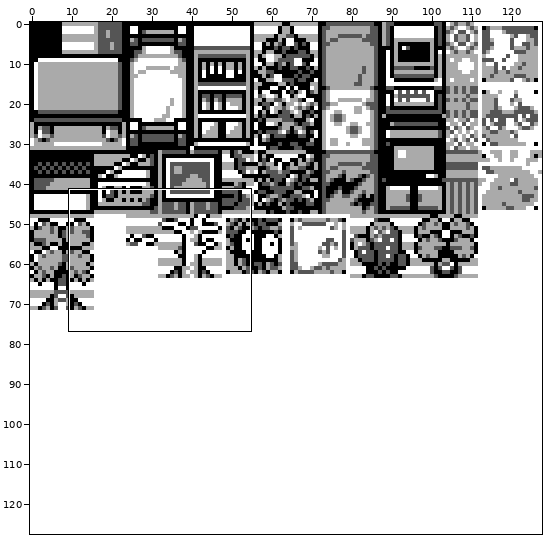
Two versions of one sprite sheet, gfx/tilesets/players_room.png. Above: a wide view before the commit, with the close-up outlined.
Close-up. Old version:
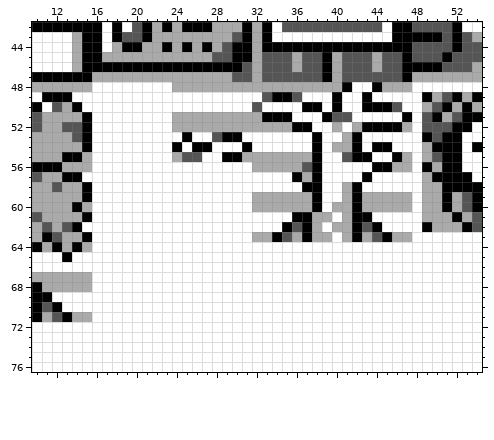
The file is 128x128 pixels. Shown: x 10..54, y 42..76.
Once edited:
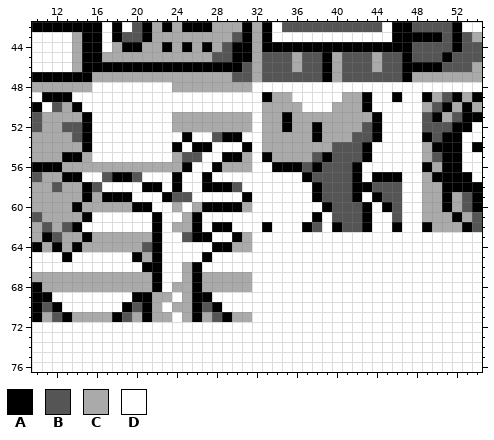
Palette (. is transparent): A #000000  B #555555  C #aaaaaa  D #ffffff
From old to new:
Changed rows in their new state; - is an unchanged pixel.
first column x 16:
48 ----------------DDDDDDDDDD--DDDD
49 -----------------ACCD---DCC---A-
50 ----------------DCCCCDD-CCC-DDD-
51 ----------------DCC-CCCCCCCCA--D
52 ----------------D--ACCAC-C-B-DDD
53 -----------------CCCCC-CC-BBA---
54 -----------------CCCCCCCBBBADD--
55 ----------------DA----BAB-B---DD
56 CCCCCCCCCA--ACCCDDAAA--BBBA-DDDD
57 -BAAB---A--A--------DABBBBADAAA-
58 B----AA-A--AAAB------D-BBB-ABBB-
59 CAAA---ABB-----ADDDDDD-BBB-DABBD
60 CCCCAA--C-CAAAACDDDDDDDABBBADABD
61 ------A--CA---------DDADBBB---B-
62 ------A-CCA-AA---A-DD-B-ABBAD-A-
63 CCCCCCA--BAA--ACDDDDDDDD-DDDDDDD
64 CCCCCBA-----AACC----------------
65 ----ACA----A--------------------
66 -----AA--CA---------------------
67 CCCCCCA--CACCCCC----------------
68 CCCCCCA-CCACCCCC----------------
69 ----AACC-CAA--------------------
70 ---ABAC-CCABA-------------------
71 CCABCACC-CACBACC----------------
Pixel boxes of the changes (left, top, right, bottom) in both close-ups:
changed: (92, 82, 412, 322)
